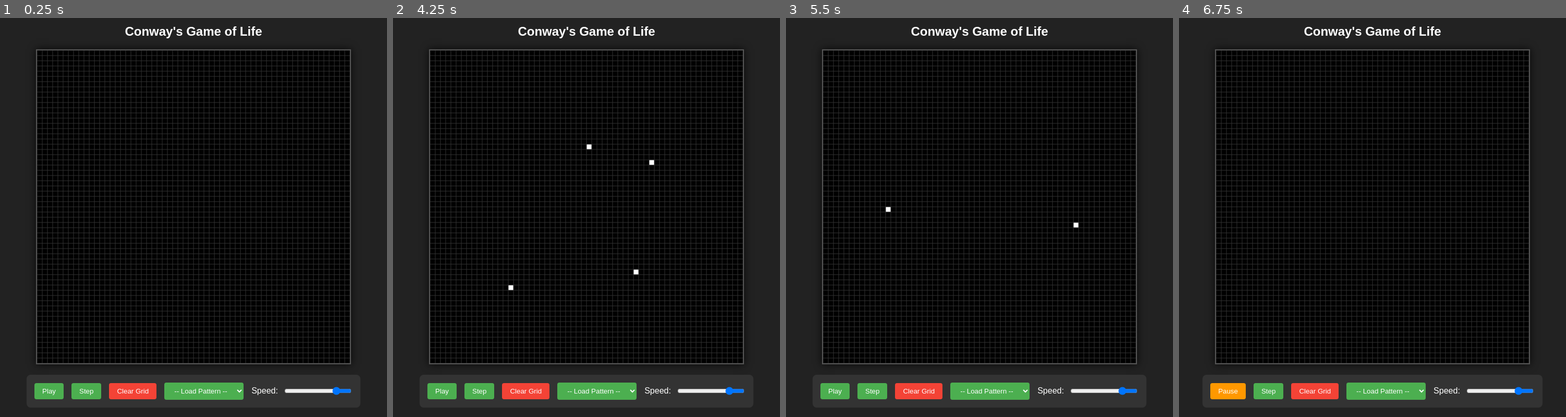
Above: before the commit, frames 1-4 (left to right).
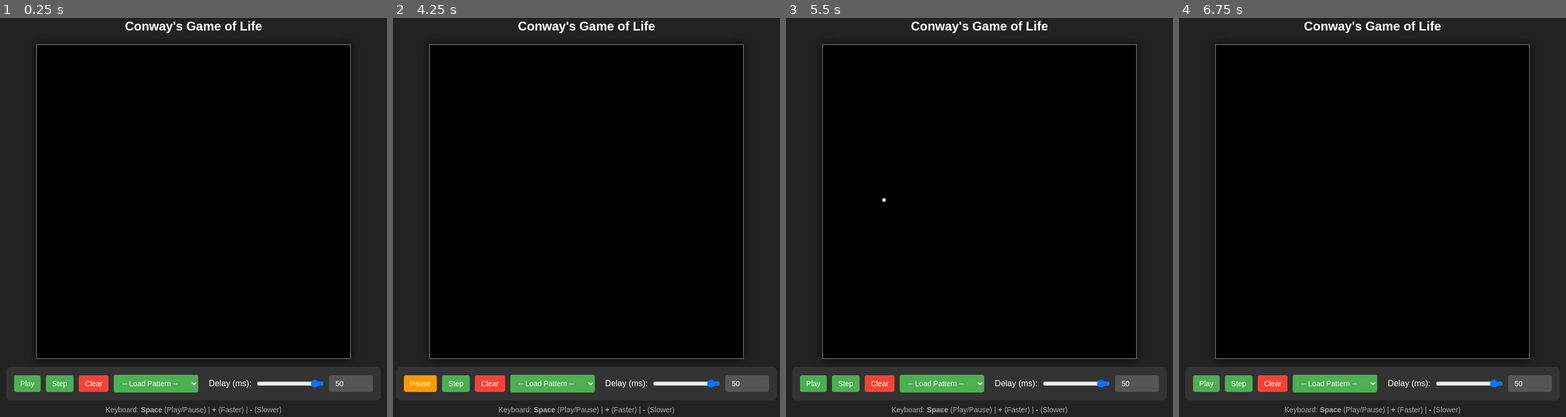
Above: after the commit, the same moments.

Repository: 8660780/game-of-life
Game: browser game, page index.html
Two runs of this game, one before a commit and one after it. Both use one fixed random seed, a clock stepped at 60 frames per second and the inputs below.
Inputs (mouse positions are in pixels of both pictures, inside the frame that each line leads up to; where the layout moved, square brackets give the same spot in the first picture):
- Up to frame 1 (0.25 s): no input
- Up to frame 2 (4.25 s): click "Play" at 0.27 s; click (586, 233) [586, 237] at 1.07 s; tap Space every 0.5 s from 1.1 to 4.1 s; click (524, 169) [524, 173] at 1.67 s; click "Pause" at 2.02 s; click (648, 153) [648, 157] at 2.27 s; click (632, 265) [632, 269] at 2.87 s; click (509, 281) [509, 285] at 3.47 s; click (586, 137) [586, 145] at 4.07 s
- Up to frame 3 (5.5 s): click "Step" at 4.52 s; tap Space at 4.6, 5.1 s; click (1072, 217) [1072, 221] at 4.67 s; click (882, 201) [882, 205] at 5.27 s
- Up to frame 4 (6.75 s): tap Space at 5.6, 6.1, 6.6 s; click (1341, 313) [1341, 317] at 5.87 s; click "Play" at 6.27 s; click (1403, 89) [1403, 97] at 6.47 s

The runs differ from the first frame. In frame 1, 29% of the frame differs, in the area x 3-97%, y 0-100%; in frame 2, 29%; in frame 3, 29%; in frame 4, 29%.

Commit message:
Milestone 3: Advanced Pixel Buffer Rendering (100x100) with MVC

Diff:
--- a/grid.js
+++ b/grid.js
@@ -2,7 +2,6 @@
     constructor(cols, rows) {
         this.cols = cols;
         this.rows = rows;
-        // Створюємо двовимірний масив
         this.cells = new Array(cols).fill(null).map(() => new Array(rows).fill(0));
     }
 
--- a/index.html
+++ b/index.html
@@ -2,70 +2,56 @@
 <html lang="en">
 <head>
     <meta charset="UTF-8">
-    <title>Game of Life - Standard</title>
+    <title>Game of Life - Advanced (Pixel Buffer)</title>
     <style>
         body {
-            background-color: #222;
-            color: white;
-            display: flex;
-            flex-direction: column;
-            align-items: center;
-            margin-top: 30px;
-            font-family: sans-serif;
+            background-color: #222; color: white; display: flex;
+            flex-direction: column; align-items: center; margin-top: 20px; font-family: sans-serif;
         }
         canvas {
-            border: 2px solid #555;
-            background-color: black;
-            box-shadow: 0 0 15px rgba(0,0,0,0.8);
-            cursor: pointer;
+            width: 600px; height: 600px; /* Візуальний розмір */
+            image-rendering: pixelated;  /* Щоб пікселі були чіткими */
+            border: 2px solid #555; background-color: black; box-shadow: 0 0 15px rgba(0,0,0,0.8); cursor: crosshair;
         }
         .controls {
-            margin-top: 20px;
-            display: flex;
-            gap: 15px;
-            align-items: center;
-            background: #333;
-            padding: 15px;
-            border-radius: 8px;
+            margin-top: 15px; display: flex; gap: 10px; align-items: center; background: #333; padding: 15px; border-radius: 8px; flex-wrap: wrap; justify-content: center;
         }
-        button, select {
-            padding: 8px 15px;
-            cursor: pointer;
-            background-color: #4CAF50;
-            color: white;
-            border: none;
-            border-radius: 4px;
+        button, select, input[type="number"] {
+            padding: 8px 12px; cursor: pointer; background-color: #4CAF50; color: white; border: none; border-radius: 4px; font-size: 14px;
         }
+        input[type="number"] { background-color: #555; cursor: text; width: 60px; }
         button:hover { background-color: #45a049; }
         button#resetBtn { background-color: #f44336; }
-        .speed-control {
-            display: flex;
-            align-items: center;
-            gap: 10px;
-        }
+        .speed-control { display: flex; align-items: center; gap: 8px; margin-left: 10px; }
+        p.hints { color: #aaa; font-size: 14px; margin-top: 10px; }
     </style>
 </head>
 <body>
     <h2>Conway's Game of Life</h2>
-    <canvas id="gameCanvas" width="600" height="600"></canvas>
+    <!-- Реальний розмір холста 100x100 -->
+    <canvas id="gameCanvas" width="100" height="100"></canvas>
 
     <div class="controls">
         <button id="startBtn">Play</button>
         <button id="stepBtn">Step</button>
-        <button id="resetBtn">Clear Grid</button>
+        <button id="resetBtn">Clear</button>
 
         <select id="patternSelect">
             <option value="none">-- Load Pattern --</option>
             <option value="glider">Glider</option>
             <option value="blinker">Blinker</option>
             <option value="block">Block</option>
+            <option value="gun">Gosper Glider Gun</option>
         </select>
 
         <div class="speed-control">
-            <label for="speedRange">Speed:</label>
-            <input type="range" id="speedRange" min="10" max="500" value="100" dir="rtl">
+            <label for="speedRange">Delay (ms):</label>
+            <input type="range" id="speedRange" min="10" max="500" value="50" dir="rtl">
+            <input type="number" id="speedInput" min="10" max="500" value="50">
         </div>
     </div>
+
+    <p class="hints">Keyboard: <b>Space</b> (Play/Pause) | <b>+</b> (Faster) | <b>-</b> (Slower)</p>
 
     <script type="module" src="main.js"></script>
 </body>
--- a/logic.js
+++ b/logic.js
@@ -11,7 +11,7 @@
     return sum;
 }
 
-export function nextGeneration(currentGrid) {
+export function processNextGeneration(currentGrid) {
     const nextGrid = new Grid(currentGrid.cols, currentGrid.rows);
 
     for (let x = 0; x < currentGrid.cols; x++) {
@@ -20,11 +20,11 @@
             let state = currentGrid.get(x, y);
 
             if (state === 1 && (neighbors < 2 || neighbors > 3)) {
-                nextGrid.set(x, y, 0); // Помирає
+                nextGrid.set(x, y, 0);
             } else if (state === 0 && neighbors === 3) {
-                nextGrid.set(x, y, 1); // Народжується
+                nextGrid.set(x, y, 1);
             } else {
-                nextGrid.set(x, y, state); // Залишається без змін
+                nextGrid.set(x, y, state);
             }
         }
     }
--- a/main.js
+++ b/main.js
@@ -1,19 +1,18 @@
 import { Grid } from './grid.js';
-import { nextGeneration } from './logic.js';
+import { processNextGeneration } from './logic.js';
 import { drawGrid } from './render.js';
 
 const canvas = document.getElementById("gameCanvas");
 const ctx = canvas.getContext("2d");
 
-const COLS = 60;
-const ROWS = 60;
-const CELL_SIZE = 10;
+const COLS = 100;
+const ROWS = 100;
 
 let currentGrid = new Grid(COLS, ROWS);
 let isRunning = false;
 let animationId = null;
 let lastFrameTime = 0;
-let simulationSpeed = 100;
+let simulationSpeed = 50;
 
 const startBtn = document.getElementById("startBtn");
 const stepBtn = document.getElementById("stepBtn");
@@ -22,8 +21,8 @@
 const speedRange = document.getElementById("speedRange");
 
 function update() {
-    currentGrid = nextGeneration(currentGrid);
-    drawGrid(ctx, canvas, currentGrid, CELL_SIZE);
+    currentGrid = processNextGeneration(currentGrid);
+    drawGrid(ctx, canvas, currentGrid);
 }
 
 function gameLoop(timestamp) {
@@ -39,72 +38,74 @@
 function toggleSimulation() {
     isRunning = !isRunning;
     if (isRunning) {
-        startBtn.textContent = "Pause";
-        startBtn.style.backgroundColor = "#ff9800";
-        lastFrameTime = performance.now();
-        requestAnimationFrame(gameLoop);
+        startBtn.textContent = "Pause"; startBtn.style.backgroundColor = "#ff9800";
+        lastFrameTime = performance.now(); requestAnimationFrame(gameLoop);
     } else {
-        startBtn.textContent = "Play";
-        startBtn.style.backgroundColor = "#4CAF50";
+        startBtn.textContent = "Play"; startBtn.style.backgroundColor = "#4CAF50";
         cancelAnimationFrame(animationId);
     }
 }
 
-// Кліки по полотну
+function clearAllGrids() {
+    currentGrid = new Grid(COLS, ROWS);
+}
+
 canvas.addEventListener("mousedown", (event) => {
     const rect = canvas.getBoundingClientRect();
-    const gridX = Math.floor((event.clientX - rect.left) / CELL_SIZE);
-    const gridY = Math.floor((event.clientY - rect.top) / CELL_SIZE);
+    const scaleX = canvas.width / rect.width;
+    const scaleY = canvas.height / rect.height;
+    const gridX = Math.floor((event.clientX - rect.left) * scaleX);
+    const gridY = Math.floor((event.clientY - rect.top) * scaleY);
 
     currentGrid.toggle(gridX, gridY);
-    drawGrid(ctx, canvas, currentGrid, CELL_SIZE);
+    drawGrid(ctx, canvas, currentGrid);
 });
 
-// Кнопки
-startBtn.addEventListener("click", toggleSimulation);
-stepBtn.addEventListener("click", () => {
-    if (isRunning) toggleSimulation();
-    update();
-});
-resetBtn.addEventListener("click", () => {
-    if (isRunning) toggleSimulation();
-    currentGrid = new Grid(COLS, ROWS);
-    drawGrid(ctx, canvas, currentGrid, CELL_SIZE);
-    patternSelect.value = "none";
+document.addEventListener("keydown", (e) => {
+    if (e.code === "Space") {
+        e.preventDefault();
+        toggleSimulation();
+    } else if (e.key === "+" || e.key === "=") {
+        simulationSpeed = Math.max(10, simulationSpeed - 20);
+        speedRange.value = simulationSpeed;
+    } else if (e.key === "-") {
+        simulationSpeed = Math.min(500, simulationSpeed + 20);
+        speedRange.value = simulationSpeed;
+    }
 });
 
-// Обробник повзунка швидкості
-speedRange.addEventListener("input", (e) => {
-    simulationSpeed = parseInt(e.target.value, 10);
+startBtn.addEventListener("click", toggleSimulation);
+stepBtn.addEventListener("click", () => { if (isRunning) toggleSimulation(); update(); });
+resetBtn.addEventListener("click", () => { if (isRunning) toggleSimulation(); clearAllGrids(); drawGrid(); patternSelect.value = "none"; });
+speedRange.addEventListener("input", (e) => simulationSpeed = parseInt(e.target.value));
+
+patternSelect.addEventListener("change", (e) => {
+    if (isRunning) toggleSimulation();
+    clearAllGrids();
+
+    const cx = Math.floor(COLS / 2), cy = Math.floor(ROWS / 2);
+
+    if (e.target.value === "gun") {
+        const gunCoords = [
+            [24, 1], [22, 2], [24, 2], [12, 3], [13, 3], [20, 3], [21, 3], [34, 3], [35, 3],
+            [11, 4], [15, 4], [20, 4], [21, 4], [34, 4], [35, 4], [0, 5], [1, 5], [10, 5],
+            [16, 5], [20, 5], [21, 5], [0, 6], [1, 6], [10, 6], [14, 6], [16, 6], [17, 6],
+            [22, 6], [24, 6], [10, 7], [16, 7], [24, 7], [11, 8], [15, 8], [12, 9], [13, 9]
+        ];
+        let offsetX = 10, offsetY = 10;
+        gunCoords.forEach(([x, y]) => currentGrid.set(x + offsetX, y + offsetY, 1));
+    }
+    else if (e.target.value === "blinker") {
+        currentGrid.set(cx, cy-1, 1); currentGrid.set(cx, cy, 1); currentGrid.set(cx, cy+1, 1);
+    }
+    else if (e.target.value === "block") {
+        currentGrid.set(cx, cy, 1); currentGrid.set(cx+1, cy, 1); currentGrid.set(cx, cy+1, 1); currentGrid.set(cx+1, cy+1, 1);
+    }
+    else if (e.target.value === "glider") {
+        currentGrid.set(cx, cy-1, 1); currentGrid.set(cx+1, cy, 1); currentGrid.set(cx-1, cy+1, 1); currentGrid.set(cx, cy+1, 1); currentGrid.set(cx+1, cy+1, 1);
+    }
+
+    drawGrid(ctx, canvas, currentGrid);
 });
 
-// Обробник вибору патернів
-patternSelect.addEventListener("change", (e) => {
-    if (isRunning) toggleSimulation();
-    currentGrid = new Grid(COLS, ROWS); // Очищаємо поле перед новим патерном
-
-    const cx = Math.floor(COLS / 2);
-    const cy = Math.floor(ROWS / 2);
-
-    if (e.target.value === "blinker") {
-        currentGrid.set(cx, cy - 1, 1);
-        currentGrid.set(cx, cy, 1);
-        currentGrid.set(cx, cy + 1, 1);
-    } else if (e.target.value === "block") {
-        currentGrid.set(cx, cy, 1);
-        currentGrid.set(cx + 1, cy, 1);
-        currentGrid.set(cx, cy + 1, 1);
-        currentGrid.set(cx + 1, cy + 1, 1);
-    } else if (e.target.value === "glider") {
-        currentGrid.set(cx, cy - 1, 1);
-        currentGrid.set(cx + 1, cy, 1);
-        currentGrid.set(cx - 1, cy + 1, 1);
-        currentGrid.set(cx, cy + 1, 1);
-        currentGrid.set(cx + 1, cy + 1, 1);
-    }
-
-    drawGrid(ctx, canvas, currentGrid, CELL_SIZE);
-});
-
-// Початкове малювання
-drawGrid(ctx, canvas, currentGrid, CELL_SIZE);
+drawGrid(ctx, canvas, currentGrid);
--- a/render.js
+++ b/render.js
@@ -1,27 +1,23 @@
-export function drawGrid(ctx, canvas, grid, cellSize) {
-    // Очищаємо екран (чорний фон)
-    ctx.fillStyle = "black";
-    ctx.fillRect(0, 0, canvas.width, canvas.height);
+let imageData = null;
 
-    // Малюємо живі клітинки
-    ctx.fillStyle = "white";
+export function drawGrid(ctx, canvas, grid) {
+    if (!imageData || imageData.width !== grid.cols || imageData.height !== grid.rows) {
+        imageData = ctx.createImageData(grid.cols, grid.rows);
+    }
+
     for (let x = 0; x < grid.cols; x++) {
         for (let y = 0; y < grid.rows; y++) {
-            if (grid.get(x, y) === 1) {
-                ctx.fillRect(x * cellSize, y * cellSize, cellSize, cellSize);
-            }
+            const index = (y * grid.cols + x) * 4;
+            const isAlive = grid.get(x, y) === 1;
+
+            const color = isAlive ? 255 : 0;
+
+            imageData.data[index] = color;     // Red
+            imageData.data[index + 1] = color; // Green
+            imageData.data[index + 2] = color; // Blue
+            imageData.data[index + 3] = 255;   // Alpha
         }
     }
 
-    // Малюємо сіру сітку
-    ctx.strokeStyle = "#333";
-    ctx.lineWidth = 1;
-    ctx.beginPath();
-    for(let x = 0; x <= canvas.width; x += cellSize) {
-        ctx.moveTo(x, 0); ctx.lineTo(x, canvas.height);
-    }
-    for(let y = 0; y <= canvas.height; y += cellSize) {
-        ctx.moveTo(0, y); ctx.lineTo(canvas.width, y);
-    }
-    ctx.stroke();
+    ctx.putImageData(imageData, 0, 0);
 }
